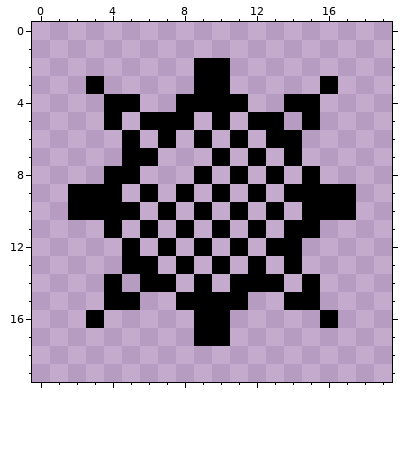
Edited in one commit: pixel-art sprite (source/images/Tiles/Bomb.png). The picture above is the old version.
The file is 20x20 pixels.
And afterwards:
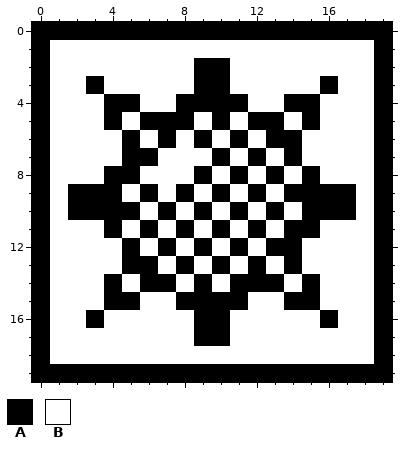
Palette (. is transparent): A #000000  B #ffffff
Change:
y 0: x 0..19 .................... -> AAAAAAAAAAAAAAAAAAAA
y 1: x 0..19 .................... -> ABBBBBBBBBBBBBBBBBBA
y 2: x 0..8 ......... -> ABBBBBBBB; x 11..19 ......... -> BBBBBBBBA
y 3: x 0..2 ... -> ABB; x 4..8 ..... -> BBBBB; x 11..15 ..... -> BBBBB; x 17..19 ... -> BBA
y 4: x 0..3 .... -> ABBB; x 6..7 .. -> BB; x 12..13 .. -> BB; x 16..19 .... -> BBBA
y 5: x 0..3 .... -> ABBB; x 5 . -> B; x 9 . -> B; x 11 . -> B; x 14 . -> B; x 16..19 .... -> BBBA
y 6: x 0..4 ..... -> ABBBB; x 6 . -> B; x 8 . -> B; x 10 . -> B; x 12 . -> B; x 15..19 ..... -> BBBBA
y 7: x 0..4 ..... -> ABBBB; x 7..9 ... -> BBB; x 11 . -> B; x 13 . -> B; x 15..19 ..... -> BBBBA
y 8: x 0..3 .... -> ABBB; x 6..8 ... -> BBB; x 10 . -> B; x 12 . -> B; x 14 . -> B; x 16..19 .... -> BBBA
y 9: x 0..1 .. -> AB; x 5 . -> B; x 7 . -> B; x 9 . -> B; x 11 . -> B; x 13 . -> B; x 18..19 .. -> BA
y 10: x 0..1 .. -> AB; x 6 . -> B; x 8 . -> B; x 10 . -> B; x 12 . -> B; x 14 . -> B; x 18..19 .. -> BA
y 11: x 0..3 .... -> ABBB; x 5 . -> B; x 7 . -> B; x 9 . -> B; x 11 . -> B; x 13 . -> B; x 16..19 .... -> BBBA
y 12: x 0..4 ..... -> ABBBB; x 6 . -> B; x 8 . -> B; x 10 . -> B; x 12 . -> B; x 15..19 ..... -> BBBBA
y 13: x 0..4 ..... -> ABBBB; x 7 . -> B; x 9 . -> B; x 11 . -> B; x 13 . -> B; x 15..19 ..... -> BBBBA
y 14: x 0..3 .... -> ABBB; x 5 . -> B; x 8 . -> B; x 10 . -> B; x 14 . -> B; x 16..19 .... -> BBBA
y 15: x 0..3 .... -> ABBB; x 6..7 .. -> BB; x 12..13 .. -> BB; x 16..19 .... -> BBBA
y 16: x 0..2 ... -> ABB; x 4..8 ..... -> BBBBB; x 11..15 ..... -> BBBBB; x 17..19 ... -> BBA
y 17: x 0..8 ......... -> ABBBBBBBB; x 11..19 ......... -> BBBBBBBBA
y 18: x 0..19 .................... -> ABBBBBBBBBBBBBBBBBBA
y 19: x 0..19 .................... -> AAAAAAAAAAAAAAAAAAAA
Pixel boxes of the changes (left, top, right, bottom) in both pictures:
added: (32, 22, 392, 382)
